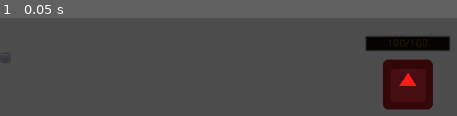
Above: before the commit, frame 1.
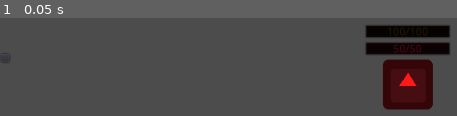
Above: after the commit, the same moment.

Repository: TRushton95/Shard
Game: Godot game, scene res://Gameplay/Maps/Map.tscn
Same seed, same stepped clock (60 frames per second), same inputs: the game is played once before the commit and once after it. This scene is started directly instead of the project's main scene. The engine's default icon, where the game draws it, is replaced by a stand-in: a white triangle on a blue panel in a dark square.
Inputs:
- Up to frame 1 (0.05 s): no input

The runs differ from the first frame. In frame 1, 4.4% of the frame differs, in the area x 80-99%, y 7-38%.

Commit message:
Add mana bar to unit profiles

Diff:
--- a/Src/Gameplay/AbilitySystem/Abilities/HealingStream/HealingStream.gd
+++ b/Src/Gameplay/AbilitySystem/Abilities/HealingStream/HealingStream.gd
@@ -3,6 +3,7 @@
 var channel_duration := 5.0
 var healing_per_tick := 1
 var tick_rate := 0.5
+var cast_time := 2
 
 var target_type = Enums.TargetType.Unit
 
--- a/Src/Gameplay/Entities/Unit/Unit.gd
+++ b/Src/Gameplay/Entities/Unit/Unit.gd
@@ -5,6 +5,8 @@
 var speed := 250
 var max_health := 100
 var current_health := max_health setget _set_current_health
+var max_mana := 50
+var current_mana := max_mana setget _set_current_mana
 var is_casting := false
 var channelling_index := -1 # -1 for not channeling
 
@@ -46,11 +48,17 @@
 
 func _set_current_health(value: int) -> void:
 	current_health = value
-	$HealthBar.set_current_value(current_health)
+	$UnitProfile/VBoxContainer/HealthBar.set_current_value(current_health)
+
+
+func _set_current_mana(value: int) -> void:
+	current_mana = value
+	$UnitProfile/VBoxContainer/ManaBar.set_current_value(current_mana)
 
 
 func _ready():
-	$HealthBar.initialise(max_health)
+	$UnitProfile/VBoxContainer/HealthBar.initialise(current_health)
+	$UnitProfile/VBoxContainer/ManaBar.initialise(current_mana)
 	$CastTimer.one_shot = false
 
 
--- a/Src/Gameplay/Entities/Unit/Unit.tscn
+++ b/Src/Gameplay/Entities/Unit/Unit.tscn
@@ -42,12 +42,37 @@
 
 [node name="ChannelStopwatch" parent="." instance=ExtResource( 6 )]
 
-[node name="HealthBar" parent="." instance=ExtResource( 7 )]
+[node name="UnitProfile" type="MarginContainer" parent="."]
+margin_left = -55.0
+margin_top = -77.0
+margin_right = 55.0
+margin_bottom = -37.0
+__meta__ = {
+"_edit_group_": true,
+"_edit_use_anchors_": false
+}
+
+[node name="VBoxContainer" type="VBoxContainer" parent="UnitProfile"]
+margin_right = 110.0
+margin_bottom = 40.0
+size_flags_horizontal = 3
+size_flags_vertical = 3
+__meta__ = {
+"_edit_use_anchors_": false
+}
+
+[node name="HealthBar" parent="UnitProfile/VBoxContainer" instance=ExtResource( 7 )]
 modulate = Color( 0.145098, 1, 0.239216, 1 )
-anchor_left = 0.5
-anchor_right = 0.5
-margin_left = -55.0
-margin_top = -63.0
-margin_right = 55.0
-margin_bottom = -42.0
+margin_right = 110.0
+margin_bottom = 18.0
+size_flags_horizontal = 3
+size_flags_vertical = 3
+
+[node name="ManaBar" parent="UnitProfile/VBoxContainer" instance=ExtResource( 7 )]
+modulate = Color( 0.313726, 0.356863, 1, 1 )
+margin_top = 22.0
+margin_right = 110.0
+margin_bottom = 40.0
+size_flags_horizontal = 3
+size_flags_vertical = 3
 [connection signal="input_event" from="Clickbox" to="." method="_on_Clickbox_input_event"]
--- a/Src/Gameplay/Maps/Map.tscn
+++ b/Src/Gameplay/Maps/Map.tscn
@@ -41,7 +41,7 @@
 margin_left = 15.0
 margin_top = 15.0
 margin_right = 206.0
-margin_bottom = 68.0
+margin_bottom = 99.0
 
 [node name="CastBar" parent="CanvasLayer" instance=ExtResource( 4 )]
 visible = false
--- a/Src/Gameplay/UI/TargetFrame/TargetFrame.gd
+++ b/Src/Gameplay/UI/TargetFrame/TargetFrame.gd
@@ -10,5 +10,7 @@
 
 func update() -> void:
 	$VBoxContainer/NameLabel.text = selected_unit.name
-	$VBoxContainer/ResourceBar.set_max_value(selected_unit.max_health)
-	$VBoxContainer/ResourceBar.set_current_value(selected_unit.current_health)
+	$VBoxContainer/HealthBar.set_max_value(selected_unit.max_health)
+	$VBoxContainer/HealthBar.set_current_value(selected_unit.current_health)
+	$VBoxContainer/ManaBar.set_max_value(selected_unit.max_mana)
+	$VBoxContainer/ManaBar.set_current_value(selected_unit.current_mana)
--- a/Src/Gameplay/UI/TargetFrame/TargetFrame.tscn
+++ b/Src/Gameplay/UI/TargetFrame/TargetFrame.tscn
@@ -5,7 +5,7 @@
 
 [node name="TargetFrame" type="PanelContainer"]
 margin_right = 191.0
-margin_bottom = 53.0
+margin_bottom = 87.0
 script = ExtResource( 2 )
 __meta__ = {
 "_edit_use_anchors_": false
@@ -15,17 +15,25 @@
 margin_left = 7.0
 margin_top = 7.0
 margin_right = 184.0
-margin_bottom = 46.0
+margin_bottom = 80.0
 
 [node name="NameLabel" type="Label" parent="VBoxContainer"]
 margin_right = 177.0
 margin_bottom = 14.0
 align = 1
 
-[node name="ResourceBar" parent="VBoxContainer" instance=ExtResource( 1 )]
+[node name="HealthBar" parent="VBoxContainer" instance=ExtResource( 1 )]
 modulate = Color( 0.0784314, 1, 0, 1 )
 margin_top = 18.0
 margin_right = 177.0
-margin_bottom = 39.0
+margin_bottom = 43.0
 size_flags_horizontal = 3
 size_flags_vertical = 3
+
+[node name="ManaBar" parent="VBoxContainer" instance=ExtResource( 1 )]
+modulate = Color( 0, 0.321569, 1, 1 )
+margin_top = 47.0
+margin_right = 177.0
+margin_bottom = 73.0
+size_flags_horizontal = 3
+size_flags_vertical = 3
